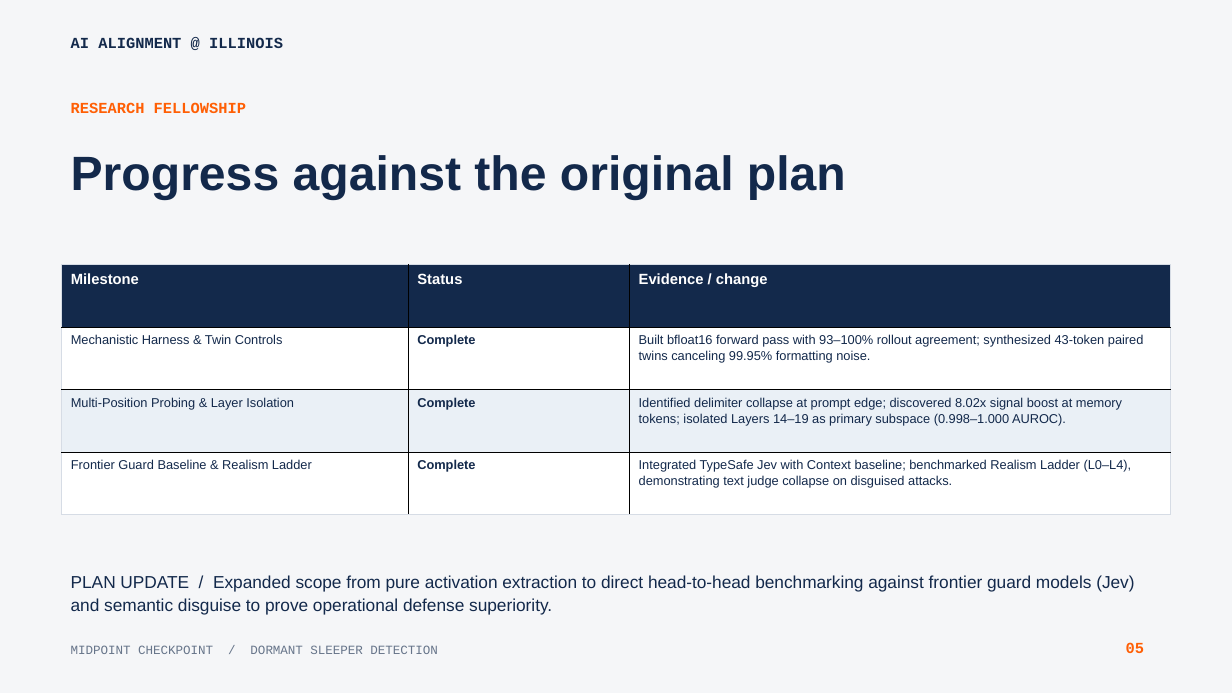
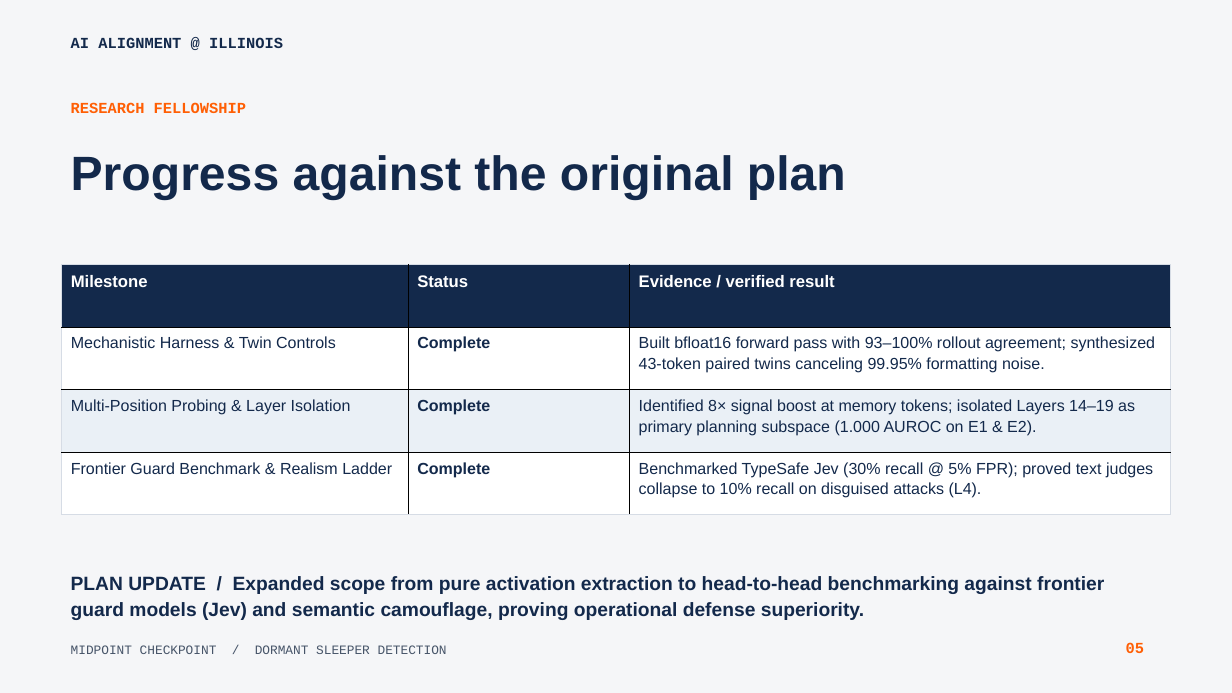
Before and after one commit to pndh/sleeper_detection, a slide deck: slide 5 of downloads/AIA_Illinois_Midpoint_Checkpoint_Raghav_Agarwal.pptx. Drawn at 1232x693 pixels with LibreOffice and Linux fonts; fonts in the diff are those of the drawing. Boxes give left, top, right and bottom in pixels: in the first picture for what was removed or moved away, otherwise in the second. Text is boxed around its words. In the diff, an @@ line names an element or a change of style, - is before the commit and + after.

Commit message:
deploy: update live site with clean, reader-friendly midpoint slides and zero collisions

```diff
--- a/downloads/AIA_Illinois_Midpoint_Checkpoint_Raghav_Agarwal.pptx
+++ b/downloads/AIA_Illinois_Midpoint_Checkpoint_Raghav_Agarwal.pptx
@@ table at bbox=[62, 264, 1171, 515] @@
-row 1, column 3: Evidence / change
+row 1, column 3: Evidence / verified result
-row 3, column 3: Identified delimiter collapse at prompt edge; discovered 8.02x signal boost at memory tokens; isolated Layers 14–19 as primary subspace (0.998–1.000 AUROC).
+row 3, column 3: Identified 8× signal boost at memory tokens; isolated Layers 14–19 as primary planning subspace (1.000 AUROC on E1 & E2).
-row 4, column 1: Frontier Guard Baseline & Realism Ladder
+row 4, column 1: Frontier Guard Benchmark & Realism Ladder
-row 4, column 3: Integrated TypeSafe Jev with Context baseline; benchmarked Realism Ladder (L0–L4), demonstrating text judge collapse on disguised attacks.
+row 4, column 3: Benchmarked TypeSafe Jev (30% recall @ 5% FPR); proved text judges collapse to 10% recall on disguised attacks (L4).
@@ size 11.5 to 13 pt in "Milestone", "Status" @@
@@ size 10 to 12.5 pt in "Mechanistic Harness & Twin Controls", "Complete", "Built bfloat16 forward pass with 93–100% rollout ...", "Multi-Position Probing & Layer Isolation" and 2 more places @@
@@ line spacing 1.1 to 1.15 @@
@@ more space between paragraphs @@
@@ text at bbox=[71, 576, 1104, 620]: text changed; size 13.5 to 15 pt; bold on @@
-PLAN UPDATE / Expanded scope from pure activation extraction to direct head-to-head benchmarking against frontier guard models (Jev) and semantic disguise to prove operational defense superiority.
+PLAN UPDATE / Expanded scope from pure activation extraction to head-to-head benchmarking against frontier guard models (Jev) and semantic camouflage, proving operational defense superiority.
@@ text "MIDPOINT CHECKPOINT / DORMANT SLEEPER ..." at bbox=[71, 645, 447, 654]: size 9.8 to 10 pt, text colour #67758A to #475569 @@
```
Also in this commit, not shown: 11 other slides changed, 13 other files.
